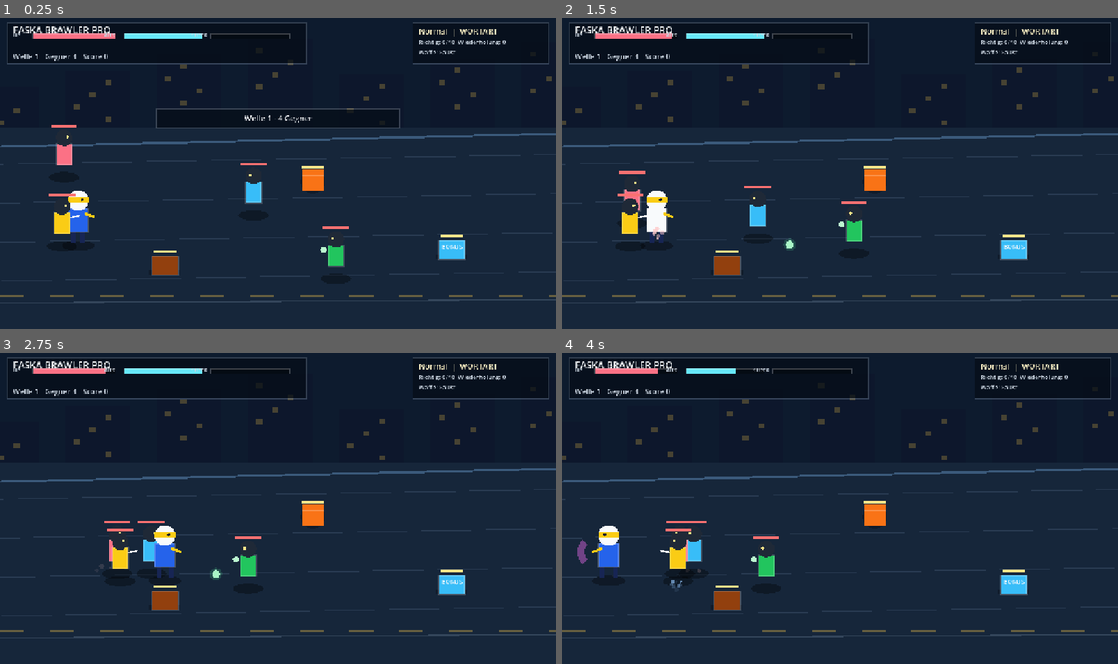
Above: before the commit, frames 1-4 (two rows, left to right).
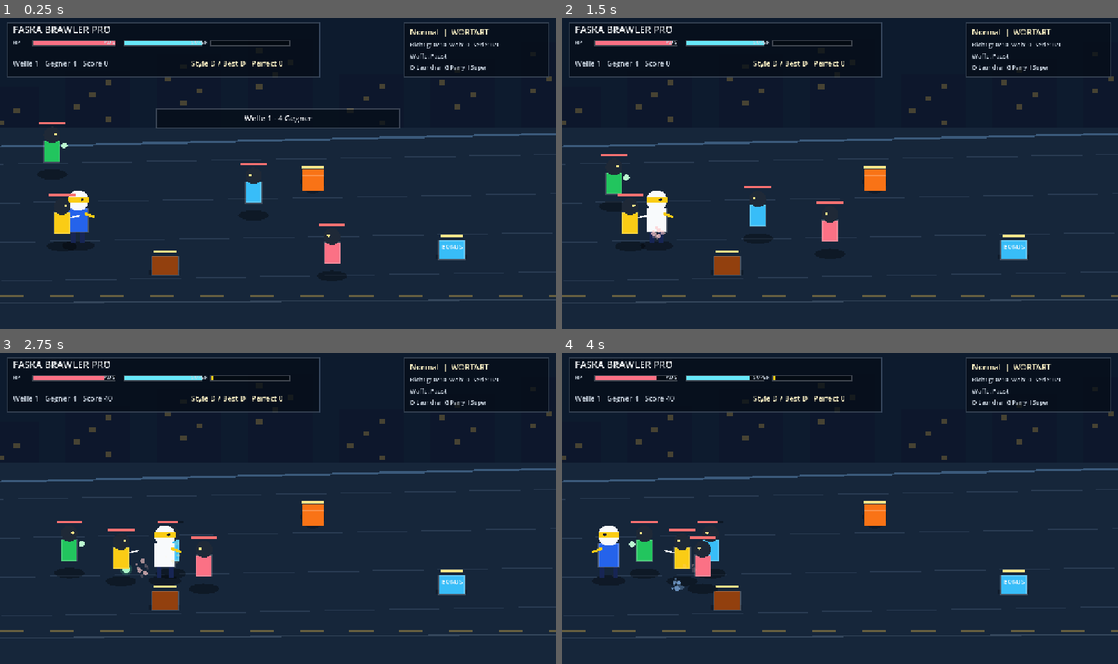
Above: after the commit, the same moments.

Repository: ralfarminkirchner-netizen/faska-flow-pro
Game: Godot game, scene res://scenes/main.tscn
Same seed, same stepped clock (60 frames per second), same inputs: the game is played once before the commit and once after it.
Inputs (mouse positions are in pixels of both pictures, inside the frame that each line leads up to):
- Up to frame 1 (0.25 s): no input
- Up to frame 2 (1.5 s): tap Enter at 0.5 s; drag from (840, 173) to (895, 105) at 0.52 s; drag from (728, 189) to (812, 235) at 1.27 s
- Up to frame 3 (2.75 s): move the mouse to (333, 440) at 2.02 s; hold D from 2.03 s (still down); tap Enter at 2.1 s; tap J at 2.3 s
- Up to frame 4 (4 s): release D at 2.75 s; drag from (812, 570) to (673, 461) at 2.77 s; move the mouse to (1006, 555) at 3.52 s; hold A from 3.53 s (still down); tap K at 3.6 s; tap Space at 3.77 s; tap U at 3.8 s

The runs differ from the first frame. In frame 1, 4.1% of the frame differs, in the area x 1-99%, y 1-81%; in frame 2, 4.3%; in frame 3, 4.8%, in the area x 1-99%, y 1-73%; in frame 4, 4.6%.

Commit message:
feat(brawler): deepen beat-em-up style loop

Diff:
--- a/godot/faska-brawler/scripts/main.gd
+++ b/godot/faska-brawler/scripts/main.gd
@@ -11,6 +11,7 @@
 const MOVE_SPEED := 285.0
 const ROLL_SPEED := 620.0
 const LEARN_GOAL := 10
+const STYLE_WINDOW := 5.6
 
 const LESSONS = ["WORTART", "LESEN", "SATZ", "KOMPOSITUM", "MATHE", "ENGLISCH", "SACHKUNDE"]
 const LANES = [340.0, 430.0, 520.0, 610.0]
@@ -26,6 +27,8 @@
 	"kicker": {"hp": 72.0, "speed": 106.0, "damage": 11.0, "range": 58.0, "score": 170, "color": "#38bdf8"},
 	"brute": {"hp": 148.0, "speed": 72.0, "damage": 18.0, "range": 68.0, "score": 320, "color": "#f97316"},
 	"knife": {"hp": 62.0, "speed": 138.0, "damage": 10.0, "range": 48.0, "score": 210, "color": "#facc15"},
+	"shield": {"hp": 92.0, "speed": 88.0, "damage": 13.0, "range": 52.0, "score": 280, "color": "#60a5fa"},
+	"duelist": {"hp": 88.0, "speed": 148.0, "damage": 14.0, "range": 58.0, "score": 340, "color": "#f472b6"},
 	"thrower": {"hp": 66.0, "speed": 82.0, "damage": 9.0, "range": 210.0, "score": 240, "color": "#22c55e"},
 	"medic": {"hp": 84.0, "speed": 78.0, "damage": 6.0, "range": 44.0, "score": 260, "color": "#f0abfc"},
 	"boss": {"hp": 780.0, "speed": 80.0, "damage": 22.0, "range": 78.0, "score": 1800, "color": "#a78bfa"}
@@ -137,9 +140,15 @@
 var score := 0
 var combo := 0
 var combo_timer := 0.0
+var style_points := 0
+var style_timer := 0.0
+var best_style_rank := "D"
+var wave_damage_taken := 0.0
 var lesson_index := 0
 var question_index := 0
 var learn_correct := 0
+var learn_streak := 0
+var best_learn_streak := 0
 var elapsed := 0.0
 var shake := 0.0
 var message := ""
@@ -204,11 +213,17 @@
 	score = 0
 	combo = 0
 	combo_timer = 0.0
+	style_points = 0
+	style_timer = 0.0
+	best_style_rank = "D"
+	wave_damage_taken = 0.0
 	lesson_index = 0
 	question_index = 0
 	learn_correct = 0
+	learn_streak = 0
+	best_learn_streak = 0
 	active_task.clear()
-	stats = {"kills": 0, "parries": 0, "throws": 0, "supers": 0, "props": 0, "weapons": 0, "wrong": 0}
+	stats = {"kills": 0, "parries": 0, "throws": 0, "supers": 0, "props": 0, "weapons": 0, "wrong": 0, "perfect": 0}
 	message = "FASKA BRAWLER PRO - Raeume die Strasse frei."
 	message_timer = 2.5
 	mission_notice = ""
@@ -244,6 +259,8 @@
 		ensure_learn_gates()
 		check_learn_answers()
 	if enemies.size() == 0:
+		if wave > 0:
+			award_wave_clear()
 		spawn_wave()
 	if player.hp <= 0.0:
 		phase = "over"
@@ -257,6 +274,9 @@
 	combo_timer = maxf(0.0, combo_timer - delta)
 	if combo_timer <= 0.0:
 		combo = 0
+	style_timer = maxf(0.0, style_timer - delta)
+	if style_timer <= 0.0:
+		style_points = 0
 
 func update_player(delta: float) -> void:
 	var axis := read_move_axis()
@@ -296,6 +316,8 @@
 		start_attack("kick")
 	if key_once(KEY_U) or consume_touch_edge("grab"):
 		start_attack("grab")
+	if key_once(KEY_O) or consume_touch_edge("launch"):
+		start_attack("launch")
 	if key_once(KEY_I) or consume_touch_edge("super"):
 		start_attack("super")
 
@@ -347,6 +369,13 @@
 		cost = 18.0
 		cooldown = 0.58
 		knock = 116.0
+	elif kind == "launch":
+		damage = 26.0
+		range = 78.0
+		lane = 70.0
+		cost = 20.0
+		cooldown = 0.52
+		knock = 38.0
 	elif kind == "super":
 		if player.super < MAX_SUPER:
 			message = "Supermeter nicht voll."
@@ -391,19 +420,34 @@
 		var in_front: bool = sign(dx) == int(player.facing) or absf(dx) < 34.0 or kind == "super"
 		if absf(dx) <= range and dy <= lane and in_front:
 			hit_any = true
-			enemy.hp -= damage
+			var effective_damage := damage
+			if enemy.type == "shield" and kind not in ["grab", "launch", "super"]:
+				effective_damage *= 0.36
+				add_floater(enemy.pos + Vector2(0, -70), "Schild!", Color.html("#bfdbfe"))
+			if float(enemy.get("air", 0.0)) > 0.0 and kind != "launch":
+				effective_damage *= 1.18
+				score += 75
+				award_style(34, "AIR")
+			enemy.hp -= effective_damage
 			enemy.stun = 0.24 if kind != "grab" else 0.55
+			if kind == "launch":
+				enemy.stun = 0.62
+				enemy.air = 0.72
+				award_style(28, "LAUNCH")
+				add_floater(enemy.pos + Vector2(0, -72), "LAUNCH", Color.html("#fde68a"))
 			enemy.hit = 0.18
 			enemy.pos.x = clampf(enemy.pos.x + float(player.facing) * knock, 70.0, WORLD_W - 70.0)
 			enemy.pos.y = clampf(enemy.pos.y + rng.randf_range(-18.0, 18.0), FLOOR_TOP + 30.0, FLOOR_BOTTOM - 25.0)
-			player.super = minf(MAX_SUPER, player.super + damage * 0.18)
+			player.super = minf(MAX_SUPER, player.super + effective_damage * 0.18)
 			score += 18
 			combo += 1
 			combo_timer = 2.1
+			award_style(8 + mini(combo, 12), "")
 			if combo % 6 == 0:
 				add_floater(enemy.pos + Vector2(0, -60), str(combo) + " COMBO", Color.html("#facc15"))
 			if kind == "grab":
 				stats.throws += 1
+				award_style(24, "THROW")
 			spawn_particles(enemy.pos + Vector2(0.0, -28.0), Color.html("#fde68a"), 10, 190.0)
 			if enemy.hp <= 0.0:
 				defeat_enemy(enemy)
@@ -424,6 +468,42 @@
 		score += 22
 	else:
 		combo = 0
+		style_points = max(0, style_points - 12)
+
+func award_style(points: int, label: String) -> void:
+	style_points = mini(220, style_points + points)
+	style_timer = STYLE_WINDOW
+	var rank := style_rank()
+	if style_rank_value(rank) > style_rank_value(best_style_rank):
+		best_style_rank = rank
+		if rank in ["A", "S"]:
+			add_floater(player.pos + Vector2(0, -106), "STYLE " + rank, Color.html("#facc15"))
+	if label != "":
+		add_floater(player.pos + Vector2(0, -92), label, Color.html("#fde68a"))
+
+func style_rank() -> String:
+	if style_points >= 160:
+		return "S"
+	if style_points >= 110:
+		return "A"
+	if style_points >= 68:
+		return "B"
+	if style_points >= 32:
+		return "C"
+	return "D"
+
+func style_rank_value(rank: String) -> int:
+	match rank:
+		"S":
+			return 4
+		"A":
+			return 3
+		"B":
+			return 2
+		"C":
+			return 1
+		_:
+			return 0
 
 func defeat_enemy(enemy: Dictionary) -> void:
 	enemy.dead = true
@@ -463,6 +543,7 @@
 			continue
 		enemy.stun = maxf(0.0, enemy.stun - delta)
 		enemy.hit = maxf(0.0, enemy.hit - delta)
+		enemy.air = maxf(0.0, float(enemy.get("air", 0.0)) - delta)
 		enemy.attack_cd = maxf(0.0, enemy.attack_cd - delta)
 		enemy.special_cd = maxf(0.0, enemy.special_cd - delta)
 		if enemy.stun > 0.0:
@@ -521,10 +602,12 @@
 	if player.guard and from_front:
 		if player.parry > 0.0 and attacker != null:
 			attacker.stun = 0.75
+			attacker.air = maxf(float(attacker.get("air", 0.0)), 0.26)
 			attacker.hp -= 18.0
 			stats.parries += 1
 			player.super = minf(MAX_SUPER, player.super + 18.0)
 			score += 90
+			award_style(42, "PARRY")
 			add_floater(player.pos + Vector2(0, -82), "PARRY", Color.html("#67e8f9"))
 			spawn_particles(player.pos + Vector2(float(player.facing) * 24.0, -24.0), Color.html("#67e8f9"), 14, 210.0)
 			if attacker.hp <= 0.0:
@@ -539,6 +622,8 @@
 		player.pos.x = clampf(player.pos.x - sign(source.x - player.pos.x) * 38.0, 70.0, WORLD_W - 70.0)
 		combo = 0
 	player.hp -= amount
+	wave_damage_taken += amount
+	style_points = max(0, style_points - int(amount * 0.9))
 	shake = maxf(shake, 0.12)
 	spawn_particles(player.pos + Vector2(0, -20), Color.html("#fecaca"), 8, 170.0)
 
@@ -601,15 +686,31 @@
 			alive.append(enemy)
 	enemies = alive
 
+func award_wave_clear() -> void:
+	var base := 280 + wave * 55
+	score += base
+	award_style(26, "WAVE")
+	if wave_damage_taken <= 0.0:
+		score += 700
+		stats.perfect += 1
+		award_style(70, "PERFECT")
+		mission_notice = "Perfect Wave +" + str(700)
+		mission_timer = 2.4
+	elif combo >= 8:
+		score += combo * 22
+		mission_notice = "Combo-Bonus +" + str(combo * 22)
+		mission_timer = 1.8
+
 func spawn_wave() -> void:
 	wave += 1
+	wave_damage_taken = 0.0
 	var boss_wave := wave % 4 == 0
 	if boss_wave:
 		spawn_enemy("boss", Vector2(clampf(player.pos.x + 520.0, 420.0, WORLD_W - 240.0), 510.0))
 		message = "Boss-Welle " + str(wave) + ": Parry und Super nutzen."
 		message_timer = 2.2
 		return
-	var pattern = ["grunt", "kicker", "knife", "thrower", "grunt", "brute", "medic", "kicker"]
+	var pattern = ["grunt", "kicker", "knife", "shield", "thrower", "duelist", "grunt", "brute", "medic", "kicker"]
 	var count := mini(8, 3 + wave)
 	for i in range(count):
 		var side := 1 if i % 2 == 0 else -1
@@ -622,6 +723,10 @@
 			kind = "grunt"
 		if wave < 3 and kind == "medic":
 			kind = "kicker"
+		if wave < 3 and kind == "shield":
+			kind = "grunt"
+		if wave < 4 and kind == "duelist":
+			kind = "knife"
 		spawn_enemy(kind, Vector2(x, y))
 	message = "Welle " + str(wave) + " - " + str(count) + " Gegner"
 	message_timer = 1.45
@@ -644,6 +749,7 @@
 		"attack_cd": 0.7 + rng.randf() * 0.9,
 		"special_cd": 0.8 + rng.randf() * 1.2,
 		"stun": 0.0,
+		"air": 0.0,
 		"hit": 0.0,
 		"wind": 0.0,
 		"dead": false
@@ -720,8 +826,16 @@
 	if bool(gate.correct):
 		score += 520
 		learn_correct += 1
+		learn_streak += 1
+		best_learn_streak = maxi(best_learn_streak, learn_streak)
 		player.hp = minf(MAX_HP, player.hp + 12.0)
 		player.super = minf(MAX_SUPER, player.super + 12.0)
+		if learn_streak > 0 and learn_streak % 3 == 0:
+			player.stamina = MAX_STAMINA
+			player.super = minf(MAX_SUPER, player.super + 18.0)
+			score += 360
+			award_style(36, "LEARN")
+			add_floater(gate.pos + Vector2(0, -88), "Serie +" + str(learn_streak), Color.html("#fde68a"))
 		add_floater(gate.pos + Vector2(0, -60), "richtig +520", Color.html("#bbf7d0"))
 		spawn_particles(gate.pos, Color.html("#22c55e"), 18, 180.0)
 		if learn_correct == LEARN_GOAL:
@@ -730,6 +844,7 @@
 			score += 1600
 	else:
 		stats.wrong += 1
+		learn_streak = 0
 		repeat_queue.append(active_task.duplicate(true))
 		player.hp -= 10.0
 		add_floater(gate.pos + Vector2(0, -60), "nochmal spaeter", Color.html("#fecaca"))
@@ -838,7 +953,8 @@
 		{"id": "kick", "label": "K\nKick", "rect": Rect2(Vector2(x + w + gap, y + h + gap), Vector2(w, h))},
 		{"id": "guard", "label": "G\nBlock", "rect": Rect2(Vector2(x + (w + gap) * 2.0, y + h + gap), Vector2(w, h))},
 		{"id": "grab", "label": "U\nWurf", "rect": Rect2(Vector2(x, y + (h + gap) * 2.0), Vector2(w, h))},
-		{"id": "roll", "label": "Space\nRolle", "rect": Rect2(Vector2(x + w + gap, y + (h + gap) * 2.0), Vector2(w, h))}
+		{"id": "roll", "label": "Space\nRolle", "rect": Rect2(Vector2(x + w + gap, y + (h + gap) * 2.0), Vector2(w, h))},
+		{"id": "launch", "label": "O\nLift", "rect": Rect2(Vector2(x + (w + gap) * 2.0, y + (h + gap) * 2.0), Vector2(w, h))}
 	]
 
 func world_x(x: float) -> float:
@@ -1016,7 +1132,8 @@
 func draw_enemy(enemy: Dictionary) -> void:
 	var pos: Vector2 = enemy.pos
 	var x := world_x(pos.x)
-	var y := pos.y
+	var air_lift := sin(clampf(float(enemy.get("air", 0.0)) / 0.72, 0.0, 1.0) * PI) * 46.0
+	var y := pos.y - air_lift
 	var color := Color.html(str(enemy.color))
 	if float(enemy.hit) > 0.0:
 		color = color.lerp(Color.WHITE, 0.55)
@@ -1032,6 +1149,10 @@
 	draw_circle(Vector2(x + float(enemy.facing) * 8.0 * scale, y - 84.0 * scale), 3.0 * scale, Color.html("#fde68a"))
 	if enemy.type == "thrower":
 		draw_circle(Vector2(x + float(enemy.facing) * 28.0, y - 58.0), 7.0, Color.html("#bbf7d0"))
+	elif enemy.type == "shield":
+		draw_arc(Vector2(x + float(enemy.facing) * 25.0, y - 57.0), 25.0, -1.28, 1.28, 22, Color.html("#bfdbfe"), 6.0)
+	elif enemy.type == "duelist":
+		draw_line(Vector2(x + float(enemy.facing) * 15.0, y - 58.0), Vector2(x + float(enemy.facing) * 48.0, y - 76.0), Color.html("#fbcfe8"), 4.0)
 	elif enemy.type == "medic":
 		draw_line(Vector2(x - 13.0, y - 55.0), Vector2(x + 13.0, y - 55.0), Color.html("#f8fafc"), 4.0)
 		draw_line(Vector2(x, y - 68.0), Vector2(x, y - 42.0), Color.html("#f8fafc"), 4.0)
@@ -1060,6 +1181,9 @@
 	elif kind == "grab":
 		reach = 58.0
 		col = Color(0.94, 0.42, 0.94, 0.42)
+	elif kind == "launch":
+		reach = 94.0
+		col = Color(0.99, 0.88, 0.32, 0.58)
 	elif kind == "super":
 		reach = 170.0
 		col = Color(0.99, 0.82, 0.18, 0.58)
@@ -1074,26 +1198,28 @@
 	draw_polygon(points, PackedColorArray([color]))
 
 func draw_hud() -> void:
-	var panel := Rect2(16, 14, minf(size.x - 32.0, 690.0), 94.0)
+	var panel := Rect2(16, 14, minf(size.x - 32.0, 720.0), 126.0)
 	draw_rect(panel, Color(0.02, 0.05, 0.09, 0.74), true)
 	draw_rect(panel, Color(0.78, 0.88, 1.0, 0.22), false, 2.0)
-	draw_string(font, Vector2(30, 39), "FASKA BRAWLER PRO", HORIZONTAL_ALIGNMENT_LEFT, 260.0, 22, Color.html("#f8fafc"))
-	draw_bar(Vector2(30, 54), 190.0, "HP", player.hp / MAX_HP, Color.html("#fb7185"))
-	draw_bar(Vector2(240, 54), 180.0, "AUS", player.stamina / MAX_STAMINA, Color.html("#67e8f9"))
-	draw_bar(Vector2(440, 54), 180.0, "SUPER", player.super / MAX_SUPER, Color.html("#facc15"))
+	draw_string(font, Vector2(30, 38), "FASKA BRAWLER PRO", HORIZONTAL_ALIGNMENT_LEFT, 260.0, 22, Color.html("#f8fafc"))
+	draw_bar(Vector2(30, 70), 190.0, "HP", player.hp / MAX_HP, Color.html("#fb7185"))
+	draw_bar(Vector2(240, 70), 180.0, "AUS", player.stamina / MAX_STAMINA, Color.html("#67e8f9"))
+	draw_bar(Vector2(440, 70), 180.0, "SUPER", player.super / MAX_SUPER, Color.html("#facc15"))
 	var info := "Welle " + str(wave) + "   Gegner " + str(enemies.size()) + "   Score " + str(score)
-	draw_string(font, Vector2(30, 98), info, HORIZONTAL_ALIGNMENT_LEFT, 520.0, 17, Color.html("#cbd5e1"))
-	var mode_panel := Rect2(size.x - 330.0, 14.0, 314.0, 94.0)
+	draw_string(font, Vector2(30, 114), info, HORIZONTAL_ALIGNMENT_LEFT, 520.0, 17, Color.html("#cbd5e1"))
+	draw_string(font, Vector2(440, 114), "Style " + style_rank() + " / Best " + best_style_rank + "   Perfect " + str(stats.perfect), HORIZONTAL_ALIGNMENT_LEFT, 270.0, 17, Color.html("#fef3c7"))
+	var mode_panel := Rect2(size.x - 350.0, 14.0, 334.0, 126.0)
 	draw_rect(mode_panel, Color(0.02, 0.05, 0.09, 0.74), true)
 	draw_rect(mode_panel, Color(0.78, 0.88, 1.0, 0.22), false, 2.0)
-	draw_string(font, mode_panel.position + Vector2(14, 26), mode + "  |  " + str(LESSONS[lesson_index]), HORIZONTAL_ALIGNMENT_LEFT, 280.0, 18, Color.html("#fef3c7"))
-	draw_string(font, mode_panel.position + Vector2(14, 50), "Richtig: " + str(learn_correct) + "/" + str(LEARN_GOAL) + "  Wiederholung: " + str(repeat_queue.size()), HORIZONTAL_ALIGNMENT_LEFT, 280.0, 14, Color.html("#cbd5e1"))
+	draw_string(font, mode_panel.position + Vector2(14, 28), mode + "  |  " + str(LESSONS[lesson_index]), HORIZONTAL_ALIGNMENT_LEFT, 280.0, 18, Color.html("#fef3c7"))
+	draw_string(font, mode_panel.position + Vector2(14, 56), "Richtig: " + str(learn_correct) + "/" + str(LEARN_GOAL) + "  Wdh: " + str(repeat_queue.size()) + "  Serie: " + str(learn_streak) + "/" + str(best_learn_streak), HORIZONTAL_ALIGNMENT_LEFT, 310.0, 14, Color.html("#cbd5e1"))
 	var weapon_text := "Waffe: Faust"
 	if player.weapon != "":
 		weapon_text = "Waffe: " + str(WEAPONS[player.weapon].label) + " " + str(player.weapon_durability)
-	draw_string(font, mode_panel.position + Vector2(14, 74), weapon_text, HORIZONTAL_ALIGNMENT_LEFT, 280.0, 14, Color.html("#cbd5e1"))
+	draw_string(font, mode_panel.position + Vector2(14, 82), weapon_text, HORIZONTAL_ALIGNMENT_LEFT, 310.0, 14, Color.html("#cbd5e1"))
+	draw_string(font, mode_panel.position + Vector2(14, 108), "O Launcher  G Parry  I Super", HORIZONTAL_ALIGNMENT_LEFT, 310.0, 13, Color.html("#cbd5e1"))
 	if mode == "Lernen" and active_task.size() > 0:
-		var qpanel := Rect2(160.0, 126.0, size.x - 320.0, 66.0)
+		var qpanel := Rect2(160.0, 148.0, size.x - 320.0, 66.0)
 		draw_rect(qpanel, Color(0.92, 0.96, 1.0, 0.9), true)
 		draw_rect(qpanel, Color(0.25, 0.58, 1.0, 0.52), false, 3.0)
 		draw_string(font, qpanel.position + Vector2(14, 25), str(active_task.prompt), HORIZONTAL_ALIGNMENT_LEFT, qpanel.size.x - 28.0, 20, Color.html("#0f172a"))
Not shown, changed: src/components/games/godot/FaskaBrawlerGodot.jsx
Not shown, changed: src/components/hub/GameEngineHub.jsx
